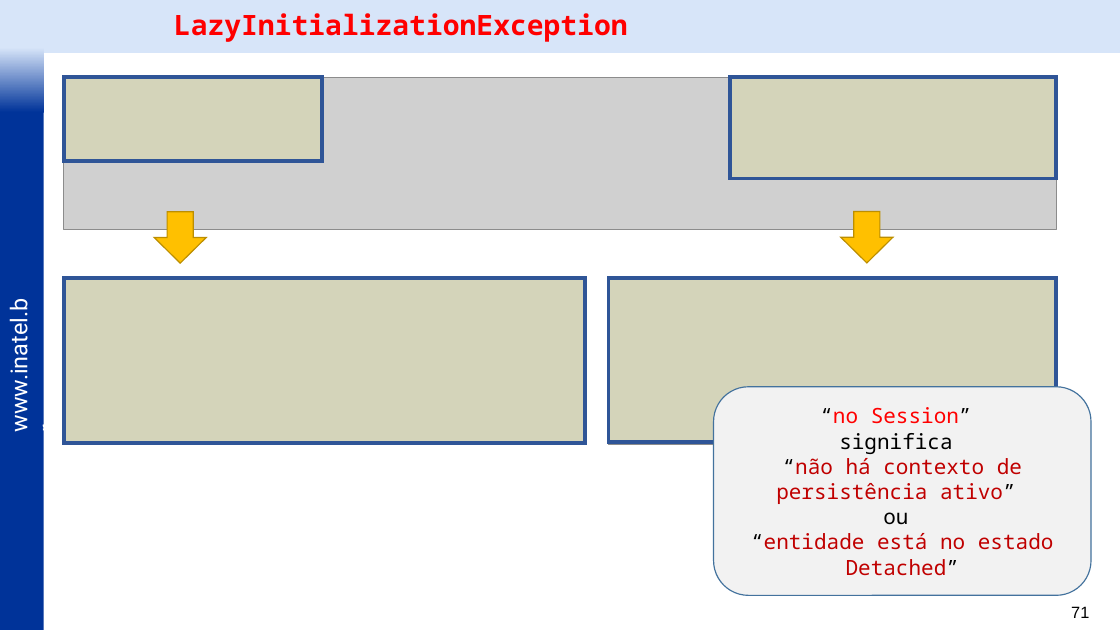
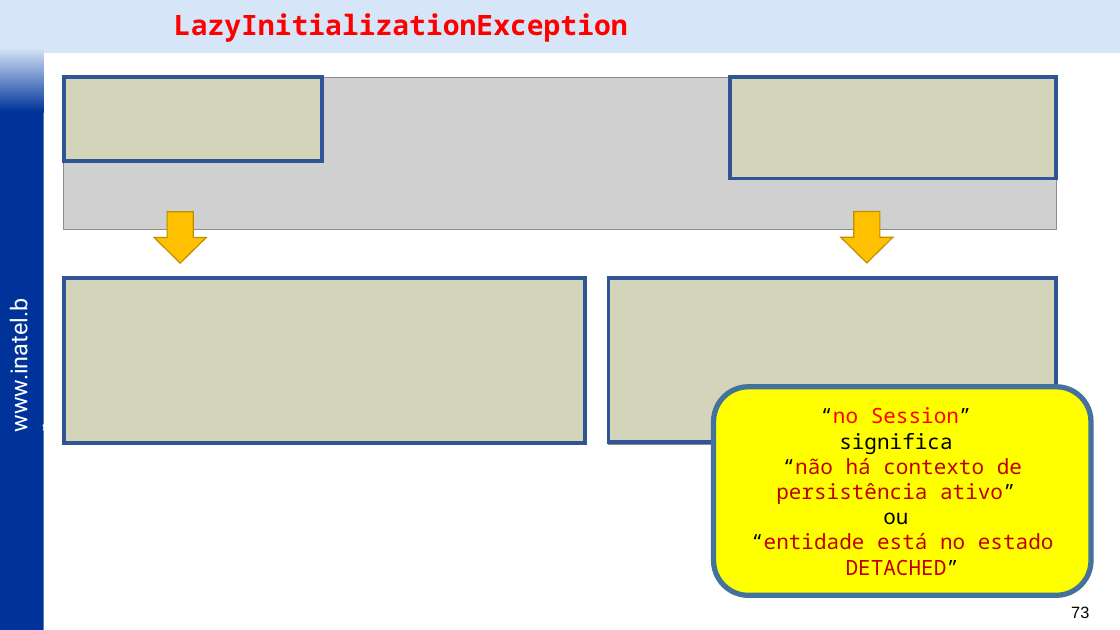
Before and after one commit to vitor-figueiredo/Lab_JPA, a slide deck: slide 73 of _docs/IDP Labs - JPA - v6.pptx (slide 71 before the commit). Drawn at 1120x630 pixels with LibreOffice and Linux fonts; fonts in the diff are those of the drawing; grey boxes stand for pictures; background and template pictures are left out. Boxes give left, top, right and bottom in pixels: in the first picture for what was removed or moved away, otherwise in the second. Text is boxed around its words. In the diff, an @@ line names an element or a change of style, - is before the commit and + after.

```diff
--- a/_docs/IDP Labs - JPA - v6.pptx
+++ b/_docs/IDP Labs - JPA - v6.pptx
@@ rounded rectangle "“no Session”" at [714, 386, 1091, 595]: fill #F2F2F2 to #FFFF00; outline #43739E 1 pt to #43739E 4.5 pt @@
@@ text in rounded rectangle at [751, 533, 1054, 576]: text changed @@
-“entidade está no estado Detached”
+“entidade está no estado DETACHED”
@@ page number at [1071, 606, 1089, 618]: text changed @@
-71
+73
```
Also in this commit, not shown: 23 other slides changed, 4 slides added, 2 other files.
